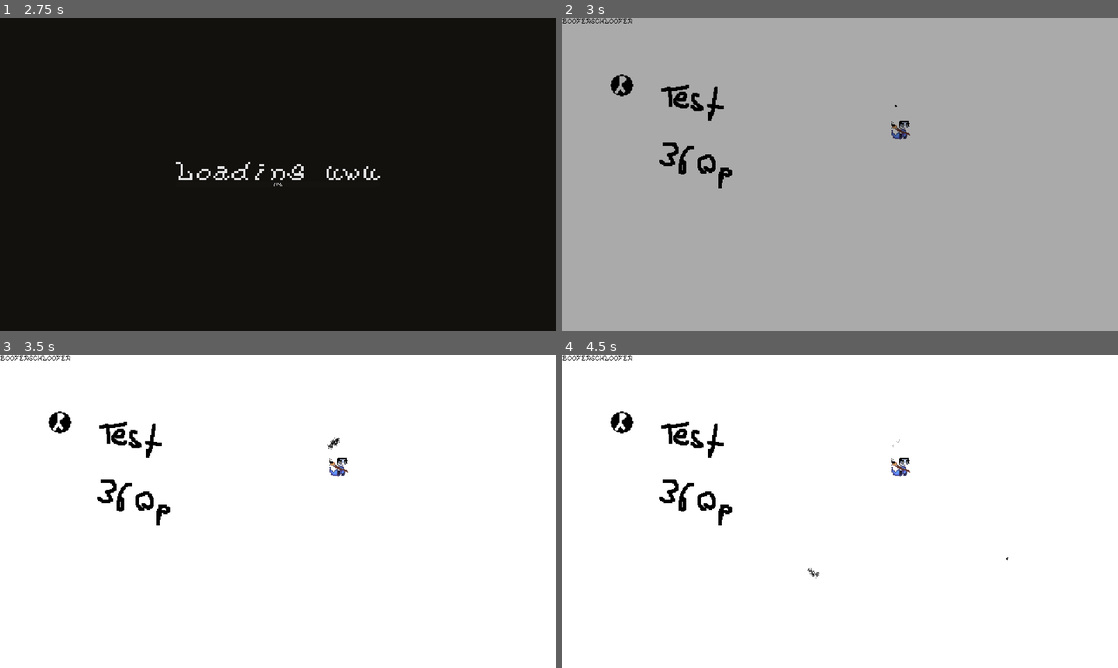
Above: before the commit, frames 1-4 (two rows, left to right).
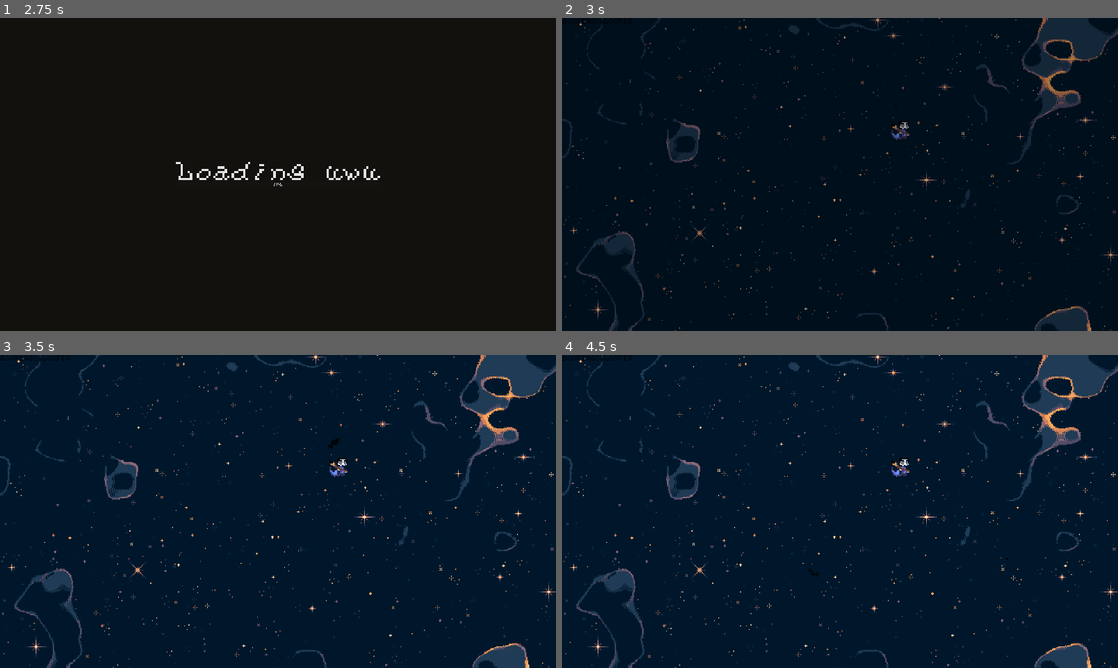
Above: after the commit, the same moments.

Repository: wintermute-cell/wmj25
Game: Godot game, scene res://scenes/main_menu.tscn
Same seed, same stepped clock (60 frames per second), same inputs: the game is played once before the commit and once after it.
Inputs (mouse positions are in pixels of both pictures, inside the frame that each line leads up to):
- Up to frame 1 (2.75 s): click "Start Game" at 0.5 s; tap Enter at 1.25 s; move the mouse to (400, 158) at 1.27 s; click (400, 158) at 1.42 s; tap Space at 2 s; move the mouse to (166, 190) at 2.02 s; click (166, 190) at 2.17 s
- Up to frame 2 (3 s): move the mouse to (895, 105) at 2.77 s; click (895, 105) at 2.92 s
- Up to frame 3 (3.5 s): no input
- Up to frame 4 (4.5 s): move the mouse to (812, 574) at 3.52 s; click (812, 574) at 3.67 s; move the mouse to (1006, 558) at 4.27 s; click (1006, 558) at 4.42 s

Frame 1 is identical in both runs. In frame 2, 100% of the frame differs, in the area x 0-100%, y 0-100%; in frame 3, 100%; in frame 4, 100%.

Commit message:
spaceee background

Diff:
--- a/godot_project/scenes/brush_testing.tscn
+++ b/godot_project/scenes/brush_testing.tscn
@@ -1,8 +1,8 @@
 [gd_scene load_steps=9 format=3 uid="uid://dn3ral11lw7nj"]
 
 [ext_resource type="PackedScene" uid="uid://dlehjsdji2u7p" path="res://scenes/pause_menu.tscn" id="1_3mqiv"]
+[ext_resource type="Texture2D" uid="uid://bw8360hvlir7n" path="res://space_bg.png" id="1_788mp"]
 [ext_resource type="Script" uid="uid://b1kmd5orw7fp3" path="res://scripts/brush.gd" id="1_m53fp"]
-[ext_resource type="Texture2D" uid="uid://cj4jok4oosfyr" path="res://test_360p_bg.png" id="2_n3blh"]
 [ext_resource type="Curve" uid="uid://bmr62cjawl152" path="res://brush_config/brush_speed_to_size_curve.tres" id="4_6y5y0"]
 [ext_resource type="Texture2D" uid="uid://bbj1d3ffmt23a" path="res://brush_config/splotch.png" id="4_ojqti"]
 [ext_resource type="Curve" uid="uid://buhtwsalv8a3i" path="res://brush_config/brush_speed_to_sploch_curve.tres" id="5_fkxdt"]
@@ -30,7 +30,7 @@
 render_target_update_mode = 4
 
 [node name="Background" type="Sprite2D" parent="CanvasLayer/SubViewportContainer/SubViewport"]
-texture = ExtResource("2_n3blh")
+texture = ExtResource("1_788mp")
 centered = false
 
 [node name="Node2D" type="Node2D" parent="CanvasLayer/SubViewportContainer/SubViewport"]
Binary file added: godot_project/space_bg.png
Not shown, added: godot_project/space_bg.png.import
Not shown, changed: notes.md
